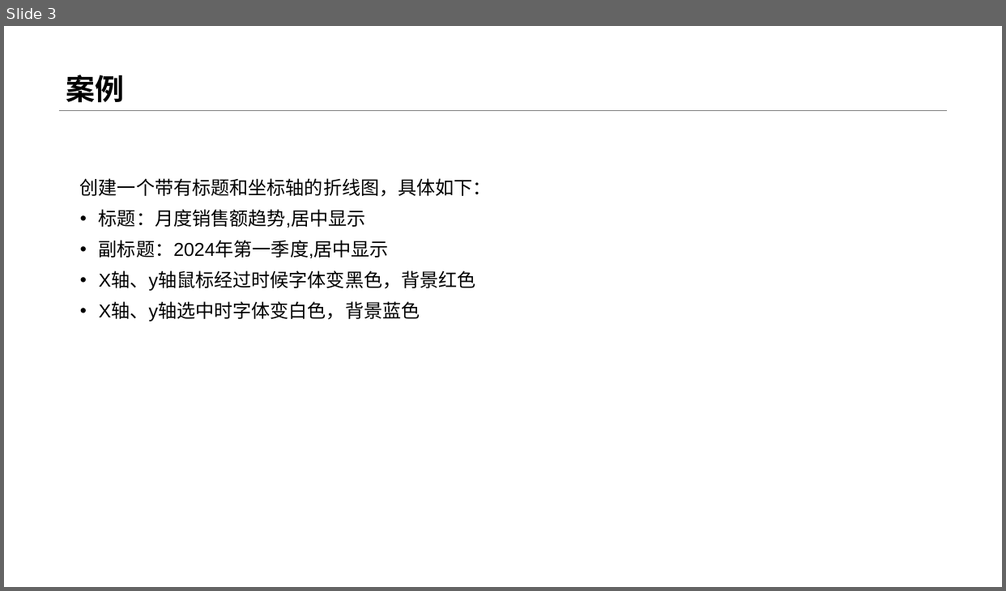
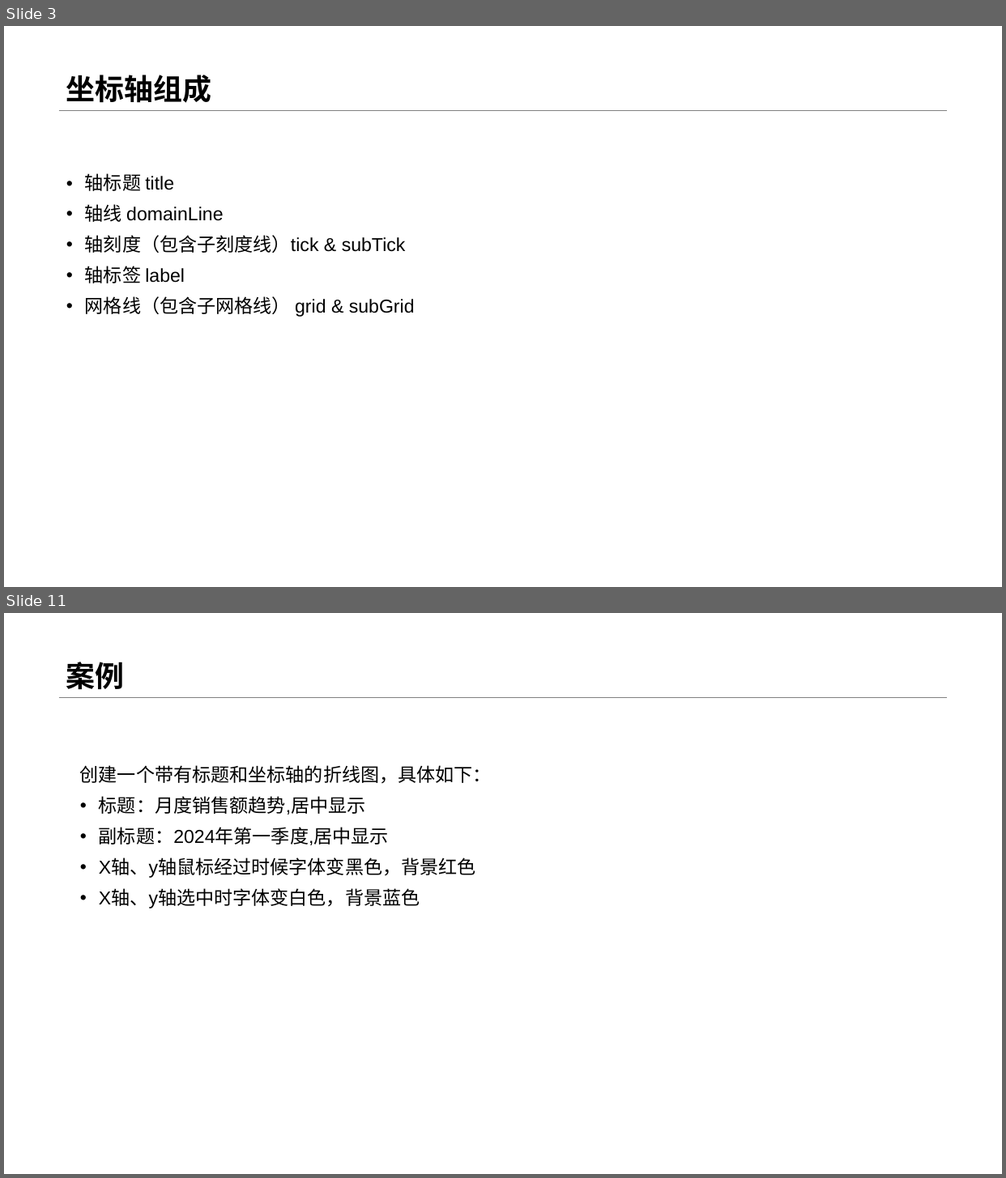
Before and after one commit to menglin1997/vchartCourse, a slide deck: code/Chapter 2 - Detailed Explanation of Chart Concepts/07-Title and coordinate axis control/07-标题和坐标轴配置.pptx. Shown one above the other, each under a label of ours: slide 3 before the commit, slides 3 and 11 after it; the slides between them are not shown. The pictures are 1006x591 and 1006x1178 pixels, drawn with LibreOffice and Linux fonts; fonts in the diff are those of the drawing. Boxes give left, top, right and bottom in pixels: in the first picture for what was removed or moved away, otherwise in the second. Text is boxed around its words. In the diff, an @@ line names an element or a change of style, - is before the commit and + after.

```diff
--- a/code/Chapter 2 - Detailed Explanation of Chart Concepts/07-Title and coordinate axis control/07-标题和坐标轴配置.pptx
+++ b/code/Chapter 2 - Detailed Explanation of Chart Concepts/07-Title and coordinate axis control/07-标题和坐标轴配置.pptx
@@ slide 3 added at [4,26,1002,587], background #FFFFFF; not listed: 1 template element that a slide beside it also shows @@
@@ title added at [66,75,211,103], 28 pt, text #000000, bold @@
+坐标轴组成
@@ text added at [85,173,415,317], 18 pt, text #000000 @@
+• 轴标题 title
+• 轴线 domainLine
+• 轴刻度（包含子刻度线）tick & subTick
+• 轴标签 label
+• 网格线（包含子网格线） grid & subGrid
@@ what was slide 3 is now slide 11 @@
```
Also in this commit, not shown: 1 slide changed, 7 other slides added, 7 other files.
